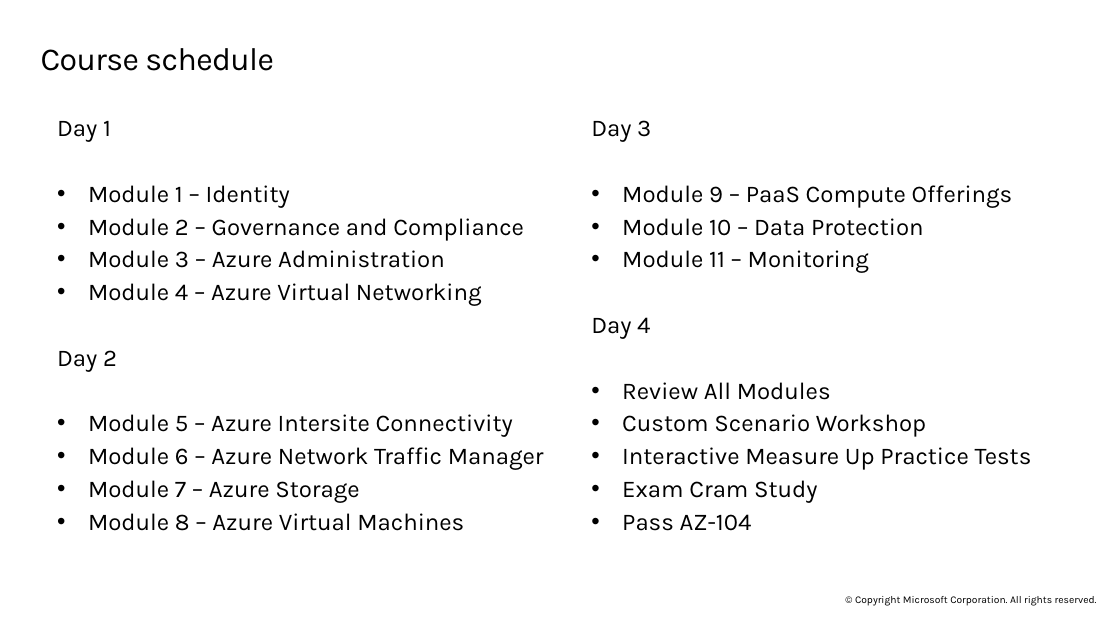
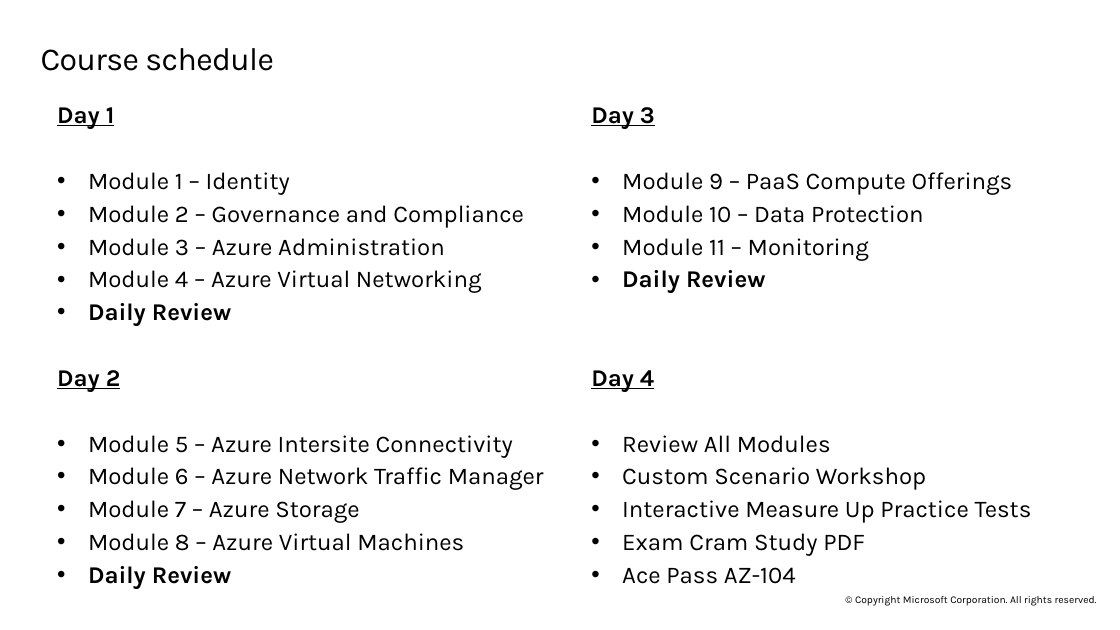
Before and after one commit to ryanpbetts/az-104-material, a slide deck: slide 10 of Slides/AZ-104T00A-ENU-PowerPoint_00 - done.pptx. Drawn at 1120x630 pixels with LibreOffice and Linux fonts; fonts in the diff are those of the drawing. Boxes give left, top, right and bottom in pixels: in the first picture for what was removed or moved away, otherwise in the second. Text is boxed around its words. In the diff, an @@ line names an element or a change of style, - is before the commit and + after.

```diff
--- a/Slides/AZ-104T00A-ENU-PowerPoint_00 - done.pptx
+++ b/Slides/AZ-104T00A-ENU-PowerPoint_00 - done.pptx
@@ text "Day 1": place and size @@
-text "Day 1" at box(57, 121, 544, 531)
+text "Day 1" at box(57, 107, 544, 589)
@@ text at box(57, 107, 121, 392): bold on, underline on in "Day 1", "Day 2" @@
@@ text "Day 3": place and size @@
-text "Day 3" at box(591, 120, 1032, 531)
+text "Day 3" at box(591, 107, 1032, 584)
@@ text at box(591, 107, 655, 392): bold on, underline on in "Day 3", "Day 4" @@
@@ text at box(622, 270, 765, 293): paragraph added @@
+• Daily Review
@@ text at box(88, 303, 231, 326): paragraph added @@
+• Daily Review
@@ text at box(622, 533, 865, 584): text changed @@
-• Exam Cram Study
-• Pass AZ-104
+• Exam Cram Study PDF
+• Ace Pass AZ-104
@@ text at box(88, 566, 231, 589): paragraph added @@
+• Daily Review
```
Also in this commit, not shown: 1 other slide changed, 3 other files.
